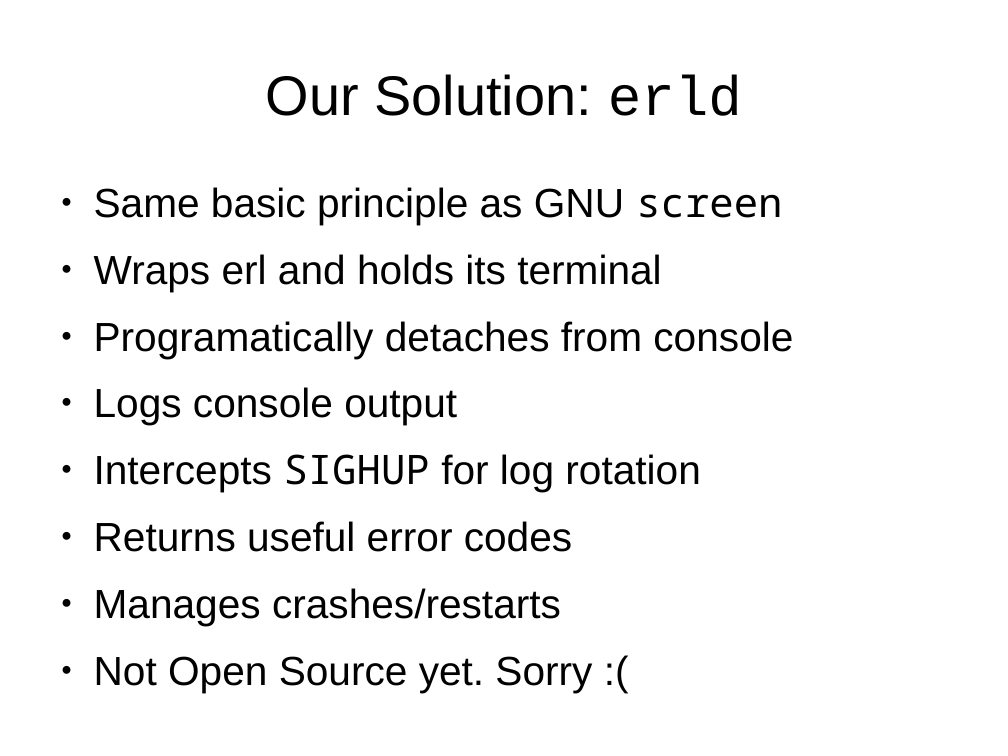
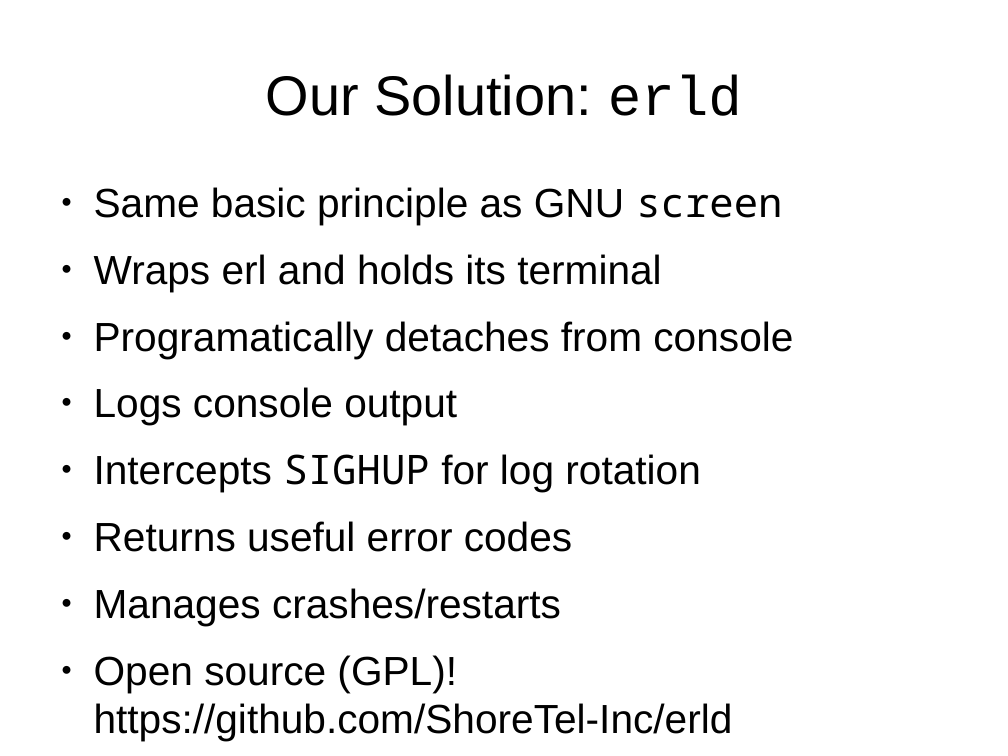
Before and after one commit to bernardd/conference-talks, a slide deck: slide 36 of ErlangLessonsLearned.odp. Drawn at 1008x756 pixels with LibreOffice and Linux fonts; fonts in the diff are those of the drawing. Boxes give left, top, right and bottom in pixels: in the first picture for what was removed or moved away, otherwise in the second. Text is boxed around its words. In the diff, an @@ line names an element or a change of style, - is before the commit and + after.

Commit message:
Update for ShoreTel

```diff
--- a/ErlangLessonsLearned.odp
+++ b/ErlangLessonsLearned.odp
@@ text at [94,655,733,741]: text changed @@
-● Not Open Source yet. Sorry :(
+● Open source (GPL)!
+  https://github.com/ShoreTel-Inc/erld
```
Also in this commit, not shown: 13 other slides changed.
